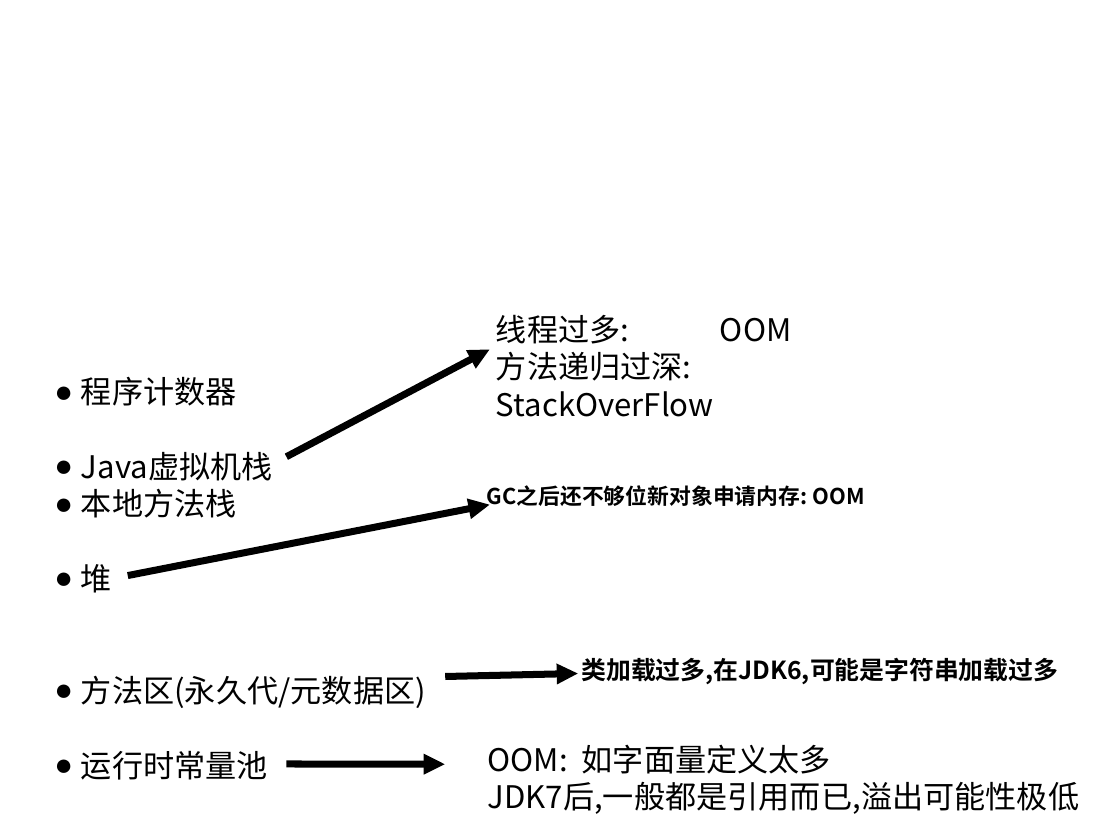
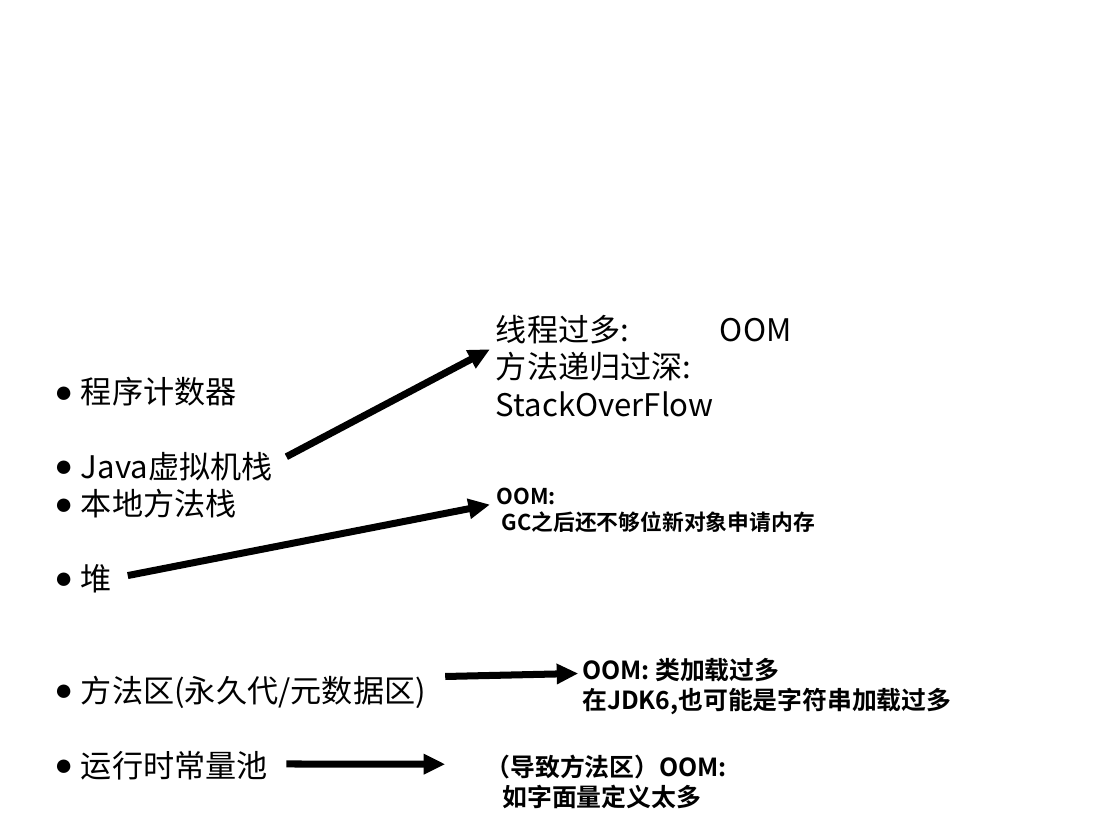
Before and after one commit to HeyFL/xmind, a slide deck: slide 15 of 分享 PPT/Java内存结构(Hotspot).ppt. Drawn at 1120x840 pixels with LibreOffice and Linux fonts; fonts in the diff are those of the drawing; background and template pictures are left out. Boxes give left, top, right and bottom in pixels: in the first picture for what was removed or moved away, otherwise in the second. Text is boxed around its words. In the diff, an @@ line names an element or a change of style, - is before the commit and + after.

Commit message:
内存结构分享PPT上传

```diff
--- a/分享 PPT/Java内存结构(Hotspot).ppt
+++ b/分享 PPT/Java内存结构(Hotspot).ppt
@@ text at (497, 487, 815, 532): text changed @@
-GC之后还不够位新对象申请内存: OOM
+OOM:
+GC之后还不够位新对象申请内存
@@ text at (582, 658, 951, 714): text changed @@
-类加载过多,在JDK6,可能是字符串加载过多
+OOM: 类加载过多
+在JDK6,也可能是字符串加载过多
@@ text at (486, 754, 727, 809): text changed; size 20 to 16 pt; bold on @@
-OOM: 如字面量定义太多
-JDK7后,一般都是引用而已,溢出可能性极低
+（导致方法区）OOM:
+如字面量定义太多
```
Also in this commit, not shown: 5 other slides changed.
